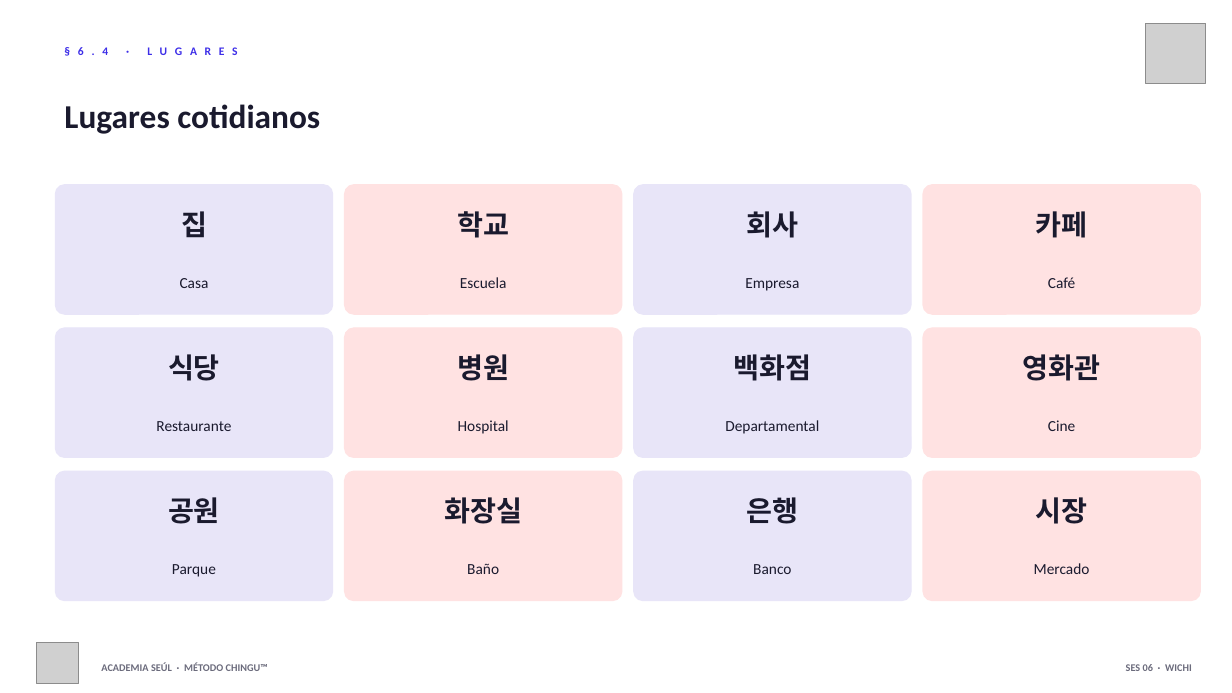
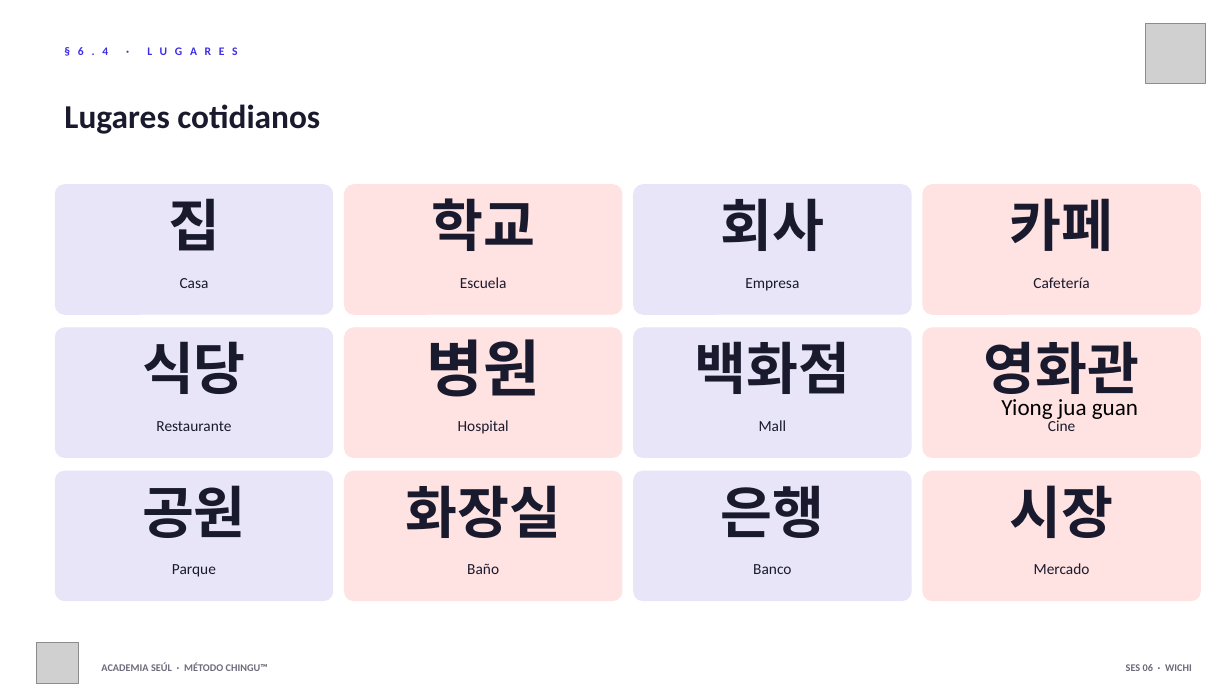
Before and after one commit to academiaseul/ACADEMIASEULWEB, a slide deck: slide 7 of A1_Nivel_1/06_Ubicacion/Sesion_06_Ubicacion.pptx (slide 6 before the commit). Drawn at 1232x693 pixels with LibreOffice and Linux fonts; fonts in the diff are those of the drawing; grey boxes stand for pictures. Boxes give left, top, right and bottom in pixels: in the first picture for what was removed or moved away, otherwise in the second. Text is boxed around its words. In the diff, an @@ line names an element or a change of style, - is before the commit and + after.

```diff
--- a/A1_Nivel_1/06_Ubicacion/Sesion_06_Ubicacion.pptx
+++ b/A1_Nivel_1/06_Ubicacion/Sesion_06_Ubicacion.pptx
@@ text at <box>1033,277,1089,288</box>: text changed @@
-Café
+Cafetería
@@ text "병원" at <box>427,339,540,397</box>: size 22 to 48 pt @@
@@ text added at <box>1001,399,1138,422</box>, 18 pt, text #000000 @@
+Yiong jua guan
@@ text at <box>759,420,787,431</box>: text changed @@
-Departamental
+Mall
@@ size 22 to 44 pt in 11 elements at <box>168,198,220,251</box>, <box>431,198,535,251</box>, <box>720,198,824,251</box>, <box>1010,198,1114,251</box>, <box>142,341,246,394</box>, <box>694,341,850,394</box>, <box>984,341,1140,404</box>, <box>142,485,246,538</box>, <box>405,485,561,538</box>, <box>720,485,824,538</box>, <box>1010,485,1114,538</box> @@
```
Also in this commit, not shown: 9 other slides changed, 2 slides added, 14 other files.
